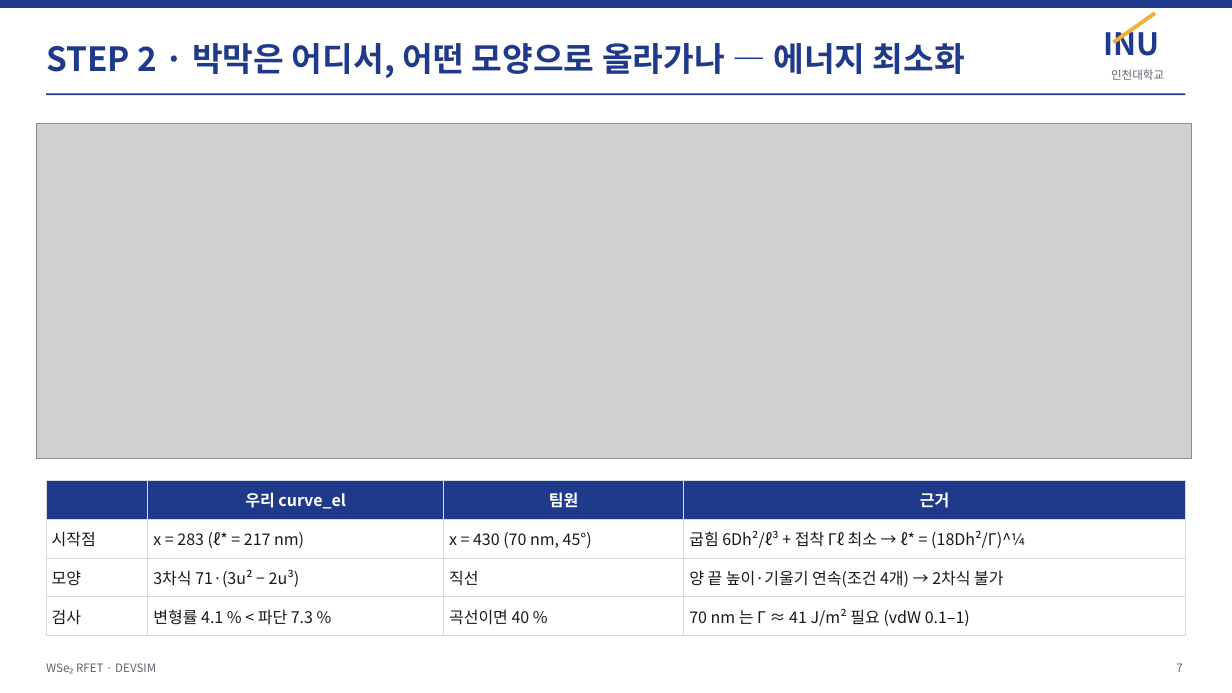
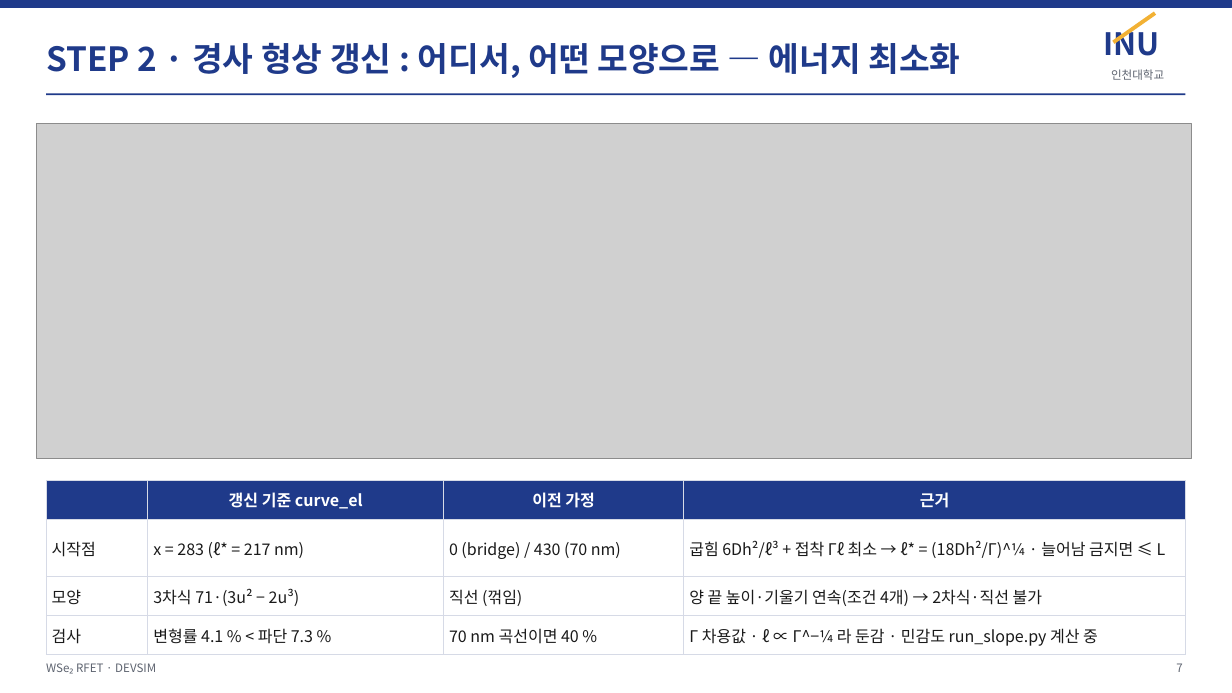
Before and after one commit to jiseonyang-9070/rfet, a slide deck: slide 7 of slides/RFET_progress_INU.pptx. Drawn at 1232x693 pixels with LibreOffice and Linux fonts; fonts in the diff are those of the drawing; grey boxes stand for pictures. Boxes give left, top, right and bottom in pixels: in the first picture for what was removed or moved away, otherwise in the second. Text is boxed around its words. In the diff, an @@ line names an element or a change of style, - is before the commit and + after.

```diff
--- a/slides/RFET_progress_INU.pptx
+++ b/slides/RFET_progress_INU.pptx
@@ text at [46, 42, 960, 78]: text changed @@
-STEP 2 · 박막은 어디서, 어떤 모양으로 올라가나 — 에너지 최소화
+STEP 2 · 경사 형상 갱신 : 어디서, 어떤 모양으로 — 에너지 최소화
@@ table at [46, 481, 1186, 650] @@
-row 1, column 2: 우리 curve_el
+row 1, column 2: 갱신 기준 curve_el
-row 1, column 3: 팀원
+row 1, column 3: 이전 가정
-row 2, column 3: x = 430 (70 nm, 45°)
+row 2, column 3: 0 (bridge) / 430 (70 nm)
-row 2, column 4: 굽힘 6Dh²/ℓ³ + 접착 Γℓ 최소 → ℓ* = (18Dh²/Γ)^¼
+row 2, column 4: 굽힘 6Dh²/ℓ³ + 접착 Γℓ 최소 → ℓ* = (18Dh²/Γ)^¼ · 늘어남 금지면 ≤ L
-row 3, column 3: 직선
+row 3, column 3: 직선 (꺾임)
-row 3, column 4: 양 끝 높이·기울기 연속(조건 4개) → 2차식 불가
+row 3, column 4: 양 끝 높이·기울기 연속(조건 4개) → 2차식·직선 불가
-row 4, column 3: 곡선이면 40 %
+row 4, column 3: 70 nm 곡선이면 40 %
-row 4, column 4: 70 nm 는 Γ ≈ 41 J/m² 필요 (vdW 0.1–1)
+row 4, column 4: Γ 차용값 · ℓ ∝ Γ^−¼ 라 둔감 · 민감도 run_slope.py 계산 중
```
Also in this commit, not shown: 2 other slides changed, 1 slide added, 1 other file.
